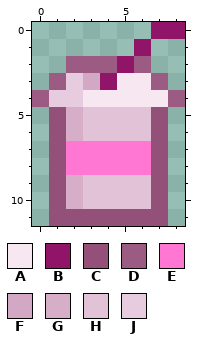
Pixel-art sprite -- assets/world/trash/trash2.png. The picture above is the old version.
The file is 9x12 pixels. Colours within 5 levels of each other are drawn and written as one.
Palette (. is transparent): A #f6e7f1  B #901468  C #93517a  D #9c5b83  E #ff77d2  F #d2a8c4  G #d6aec7  H #e2c2d6  J #e7cbde
The same view after the edit:
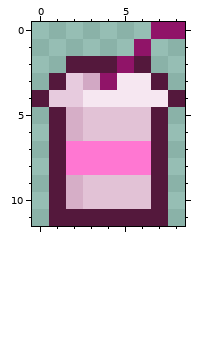
From old to new:
colour C: #93517a -> #54183c
y 2: x 2..4 DDD -> CCC; x 6 D -> C
y 3: x 1 D -> C; x 7 D -> C
y 4: x 0 D -> C; x 8 D -> C
Changed places in both pictures, as pixel boxes (x1, y1, x2, y2):
changed: (32, 56, 185, 226)
